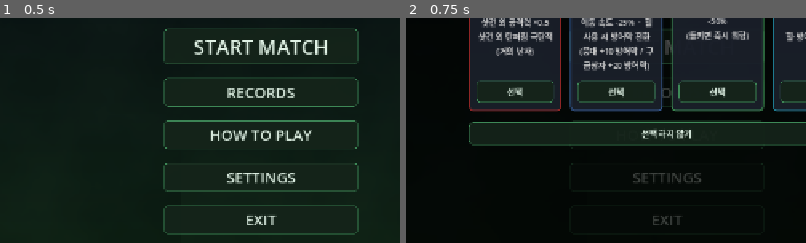
Above: before the commit, frames 1-2 (left to right).
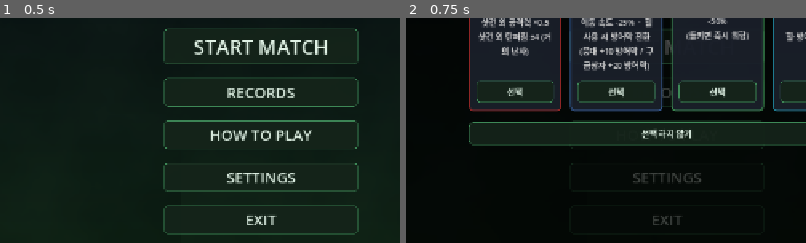
Above: after the commit, the same moments.

Repository: Kyulhee/battle-capsule
Game: Godot game, scene res://src/Main.tscn
Two runs of this game, one before a commit and one after it. Both use one fixed random seed, a clock stepped at 60 frames per second and the inputs below.
Inputs:
- Up to frame 1 (0.5 s): no input
- Up to frame 2 (0.75 s): click "START MATCH" at 0.5 s
The pictures show only the part of the screen within x 17-67%, y 50-100%; the shares and areas given below are measured in that part.

Frame 1 is identical in both runs. In frame 2, 0.5% of the frame differs, in the area x 22-37%, y 6-17%.

Commit message:
refactor: bind artifact descriptions to mods

Diff:
--- a/src/Main.gd
+++ b/src/Main.gd
@@ -284,7 +284,7 @@
 		_artifact_panel.queue_free()
 		_artifact_panel = null
 
-	var catalog = ArtifactCatalogScript.starting_artifacts()
+	var catalog = ArtifactCatalogScript.starting_artifacts(difficulty as int)
 
 	# Dim overlay
 	var overlay = ColorRect.new()
@@ -453,11 +453,7 @@
 
 	# Apply artifact to player (skipped in simulation)
 	if player_ref and player_ref.has_method("apply_artifact") and not is_simulation:
-		var art = _pending_artifact
-		if art.get("id", "") == "zone_battery":
-			art = art.duplicate(true)
-			var regen_by_diff = [10.0, 10.0, 5.0, 2.0]
-			art.get("mods", {})["zone_battery_regen"] = regen_by_diff[clampi(difficulty as int, 0, 3)]
+		var art = ArtifactCatalogScript.prepare_for_difficulty(_pending_artifact, difficulty as int)
 		player_ref.apply_artifact(art)
 		_pending_artifact = {}
 
--- a/src/core/ArtifactCatalog.gd
+++ b/src/core/ArtifactCatalog.gd
@@ -1,38 +1,62 @@
 class_name ArtifactCatalog
 extends RefCounted
 
-static func starting_artifacts() -> Array[Dictionary]:
+const ZONE_BATTERY_REGEN_BY_DIFFICULTY := [10.0, 10.0, 5.0, 2.0]
+
+static func starting_artifacts(difficulty_index: int = 1) -> Array[Dictionary]:
+	var result: Array[Dictionary] = []
+	for artifact in _base_starting_artifacts():
+		result.append(prepare_for_difficulty(artifact, difficulty_index))
+	return result
+
+static func prepare_for_difficulty(artifact: Dictionary, difficulty_index: int) -> Dictionary:
+	if artifact.is_empty():
+		return artifact
+
+	var prepared = artifact.duplicate(true)
+	if prepared.get("id", "") == "zone_battery":
+		var mods = prepared.get("mods", {}).duplicate(true)
+		mods["zone_battery_regen"] = _zone_battery_regen_for_difficulty(difficulty_index)
+		prepared["mods"] = mods
+	return _with_description(prepared)
+
+static func _base_starting_artifacts() -> Array[Dictionary]:
 	return [
 		{
 			"id": "red_trigger",
 			"label": "Red Trigger",
 			"color": Color(1.0, 0.25, 0.25),
-			"line1": "샷건 공격력 ×1.2  ·  근접 특화",
-			"line2": "샷건 외 공격력 ×0.5\n샷건 외 탄퍼짐 극단적 (거의 난사)",
-			"mods": {"red_trigger": true, "spread_all_shots": true},
+			"mods": {
+				"red_trigger": true,
+				"spread_all_shots": true,
+				"shotgun_damage_mult": 1.2,
+				"non_shotgun_damage_mult": 0.5,
+				"non_shotgun_spread": 4.0,
+				"melee_damage_mult": 0.5,
+			},
 		},
 		{
 			"id": "armor_sponge",
 			"label": "Armor Sponge",
 			"color": Color(0.35, 0.60, 1.0),
-			"line1": "방어구 최대량 ×2.5  ·  힐→방어막",
-			"line2": "이동 속도 -25%  ·  힐 사용 시 방어막 전환\n(붕대 +10 방어막 / 구급상자 +20 방어막)",
-			"mods": {"max_shield_mult": 2.5, "heal_to_shield": true, "move_speed_mult": 0.75},
+			"mods": {
+				"max_shield_mult": 2.5,
+				"heal_to_shield": true,
+				"heal_to_shield_common": 10.0,
+				"heal_to_shield_advanced": 20.0,
+				"move_speed_mult": 0.75,
+			},
 		},
 		{
 			"id": "silent_core",
 			"label": "Silent Core",
 			"color": Color(0.40, 0.95, 0.55),
-			"line1": "달리기 소음 탐지 차단",
-			"line2": "최대 HP / 방어막 -50%\n(들키면 즉시 위험)",
 			"mods": {"footstep_radius_mult": 0.0, "max_health_mult": 0.5, "max_shield_mult": 0.5},
 		},
 		{
 			"id": "zone_battery",
 			"label": "Zone Battery",
 			"color": Color(0.20, 0.85, 1.0),
-			"line1": "자기장 내벽 8m 근방\n→ 방어막 +10/초 자동 충전",
-			"line2": "힐·방어구 사용 불가",
 			"mods": {
 				"heal_mult": 0.0,
 				"shield_recv_mult": 0.0,
@@ -42,3 +66,61 @@
 			},
 		},
 	]
+
+static func _with_description(artifact: Dictionary) -> Dictionary:
+	var mods = artifact.get("mods", {})
+	match artifact.get("id", ""):
+		"red_trigger":
+			artifact["line1"] = "샷건 공격력 %s  ·  근접 특화" % _fmt_mult(mods.get("shotgun_damage_mult", 1.0))
+			artifact["line2"] = "샷건 외 공격력 %s\n샷건 외 탄퍼짐 ±%s (거의 난사)" % [
+				_fmt_mult(mods.get("non_shotgun_damage_mult", 1.0)),
+				_fmt_num(mods.get("non_shotgun_spread", 0.0)),
+			]
+		"armor_sponge":
+			artifact["line1"] = "방어구 최대량 %s  ·  힐→방어막" % _fmt_mult(mods.get("max_shield_mult", 1.0))
+			artifact["line2"] = "이동 속도 %s  ·  힐 사용 시 방어막 전환\n(붕대 +%s 방어막 / 구급상자 +%s 방어막)" % [
+				_fmt_percent_delta(mods.get("move_speed_mult", 1.0)),
+				_fmt_num(mods.get("heal_to_shield_common", 0.0)),
+				_fmt_num(mods.get("heal_to_shield_advanced", 0.0)),
+			]
+		"silent_core":
+			artifact["line1"] = "달리기 소음 탐지 차단"
+			artifact["line2"] = "%s\n(들키면 즉시 위험)" % _fmt_health_shield_delta(mods)
+		"zone_battery":
+			artifact["line1"] = "자기장 내벽 %s 근방\n→ 방어막 +%s/초 자동 충전" % [
+				_fmt_meter(mods.get("zone_battery_range", 0.0)),
+				_fmt_num(mods.get("zone_battery_regen", 0.0)),
+			]
+			artifact["line2"] = "힐·방어구 사용 불가"
+	return artifact
+
+static func _zone_battery_regen_for_difficulty(difficulty_index: int) -> float:
+	var idx = clampi(difficulty_index, 0, ZONE_BATTERY_REGEN_BY_DIFFICULTY.size() - 1)
+	return ZONE_BATTERY_REGEN_BY_DIFFICULTY[idx]
+
+static func _fmt_mult(value: Variant) -> String:
+	return "×%s" % _fmt_num(float(value))
+
+static func _fmt_meter(value: Variant) -> String:
+	return "%sm" % _fmt_num(float(value))
+
+static func _fmt_percent_delta(mult: Variant) -> String:
+	var delta = (float(mult) - 1.0) * 100.0
+	if absf(delta) < 0.01:
+		return "±0%"
+	var sign = "+" if delta > 0.0 else ""
+	return "%s%s%%" % [sign, _fmt_num(delta)]
+
+static func _fmt_health_shield_delta(mods: Dictionary) -> String:
+	var hp_delta = _fmt_percent_delta(mods.get("max_health_mult", 1.0))
+	var shield_delta = _fmt_percent_delta(mods.get("max_shield_mult", 1.0))
+	if hp_delta == shield_delta:
+		return "최대 HP / 방어막 %s" % hp_delta
+	return "최대 HP %s / 방어막 %s" % [hp_delta, shield_delta]
+
+static func _fmt_num(value: Variant) -> String:
+	var n = float(value)
+	var rounded = roundf(n)
+	if absf(n - rounded) < 0.001:
+		return str(int(rounded))
+	return "%.1f" % n
--- a/src/entities/player/Player.gd
+++ b/src/entities/player/Player.gd
@@ -40,6 +40,8 @@
 var active_artifact: Dictionary = {}
 var _artifact_mods: Dictionary = {
 	"damage_mult": 1.0, "spread_mult": 1.0, "spread_all_shots": false, "red_trigger": false,
+	"shotgun_damage_mult": 1.0, "non_shotgun_damage_mult": 1.0,
+	"non_shotgun_spread": 1.0,
 	"move_speed_mult": 1.0,
 	"heal_mult": 1.0, "heal_to_shield": false,
 	"shield_recv_mult": 1.0, "zone_dmg_mult": 1.0,
@@ -605,7 +607,7 @@
 		if current_shield >= stats.max_shield: return
 		if stats.advanced_heals > 0:
 			stats.advanced_heals -= 1
-			receive_shield(20.0 * scarcity_mult)
+			receive_shield(_artifact_mods.get("heal_to_shield_advanced", 20.0) * scarcity_mult)
 			if Sfx: Sfx.play("heal", global_position)
 			if has_node("/root/Telemetry"): get_node("/root/Telemetry").log_economy("heals_used")
 			if main and main.mission_tracker:
@@ -614,7 +616,7 @@
 			_refresh_slot_hud()
 		elif stats.heal_items > 0:
 			stats.heal_items -= 1
-			receive_shield(10.0 * scarcity_mult)
+			receive_shield(_artifact_mods.get("heal_to_shield_common", 10.0) * scarcity_mult)
 			if Sfx: Sfx.play("heal", global_position)
 			if has_node("/root/Telemetry"): get_node("/root/Telemetry").log_economy("heals_used")
 			if main and main.mission_tracker: main.mission_tracker.on_pressure_heal_used()
@@ -834,7 +836,7 @@
 		impact.global_position = hit_pos
 		var target = ray_cast.get_collider()
 		if target.has_method("take_damage"):
-			var melee_mult = 0.5 if _artifact_mods.get("red_trigger", false) else _artifact_mods.get("damage_mult", 1.0)
+			var melee_mult = _artifact_mods.get("melee_damage_mult", _artifact_mods.get("damage_mult", 1.0))
 			target.take_damage(MELEE_DAMAGE * melee_mult, "melee", "knife", self)
 			if Sfx: Sfx.play("hit", hit_pos)
 
@@ -1285,7 +1287,9 @@
 	var shot_vec = Vector3(0, 0, -wdata.attack_range)
 	if _artifact_mods.get("spread_all_shots", false):
 		# Red Trigger: extreme spray for non-shotgun (shotgun handled via shoot_pellet)
-		var s = 4.0 if _artifact_mods.get("red_trigger", false) else _artifact_mods.get("spread_mult", 1.0)
+		var s = _artifact_mods.get("spread_mult", 1.0)
+		if _artifact_mods.get("red_trigger", false):
+			s = _artifact_mods.get("non_shotgun_spread", s)
 		shot_vec.x = randf_range(-s, s)
 		shot_vec.y = randf_range(-s * 0.25, s * 0.25)
 	elif wdata.weapon_type == "ar" or wdata.weapon_type == "pistol":
@@ -1322,7 +1326,10 @@
 			var wtype = wdata.weapon_type if wdata else stats.weapon_type
 			var dmg: float
 			if _artifact_mods.get("red_trigger", false):
-				dmg = (wdata.attack_damage if wdata else stats.attack_damage) * (1.2 if wtype == "shotgun" else 0.5)
+				var red_trigger_mult = _artifact_mods.get("non_shotgun_damage_mult", 1.0)
+				if wtype == "shotgun":
+					red_trigger_mult = _artifact_mods.get("shotgun_damage_mult", 1.0)
+				dmg = (wdata.attack_damage if wdata else stats.attack_damage) * red_trigger_mult
 			else:
 				dmg = (wdata.attack_damage if wdata else stats.attack_damage) * _artifact_mods.get("damage_mult", 1.0)
 			target.take_damage(dmg, "gun", wtype, self)
@@ -1372,6 +1379,8 @@
 	active_artifact = artifact
 	_artifact_mods = {
 		"damage_mult": 1.0, "spread_mult": 1.0, "spread_all_shots": false, "red_trigger": false,
+		"shotgun_damage_mult": 1.0, "non_shotgun_damage_mult": 1.0,
+		"non_shotgun_spread": 1.0,
 		"move_speed_mult": 1.0,
 		"heal_mult": 1.0, "heal_to_shield": false,
 		"shield_recv_mult": 1.0, "zone_dmg_mult": 1.0,
Not shown, changed: docs/ARCHITECTURE.md
Not shown, changed: docs/DEVLOG.md
Not shown, changed: docs/IMPACT_MAP.md
Not shown, changed: docs/MASTERPLAN.md
Not shown, changed: docs/devlog/v1.10.md
